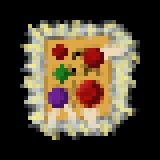
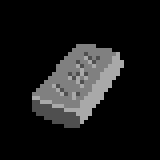
Layer changes from the first 160x160 image to the second:
added layer "Upgrade Earth Value 10" above "Upgrade Earth Gather Speed 1" over left=20, top=20, right=140, bottom=140
hid "Upgrade Earth Depth 7" over left=20, top=20, right=140, bottom=140
